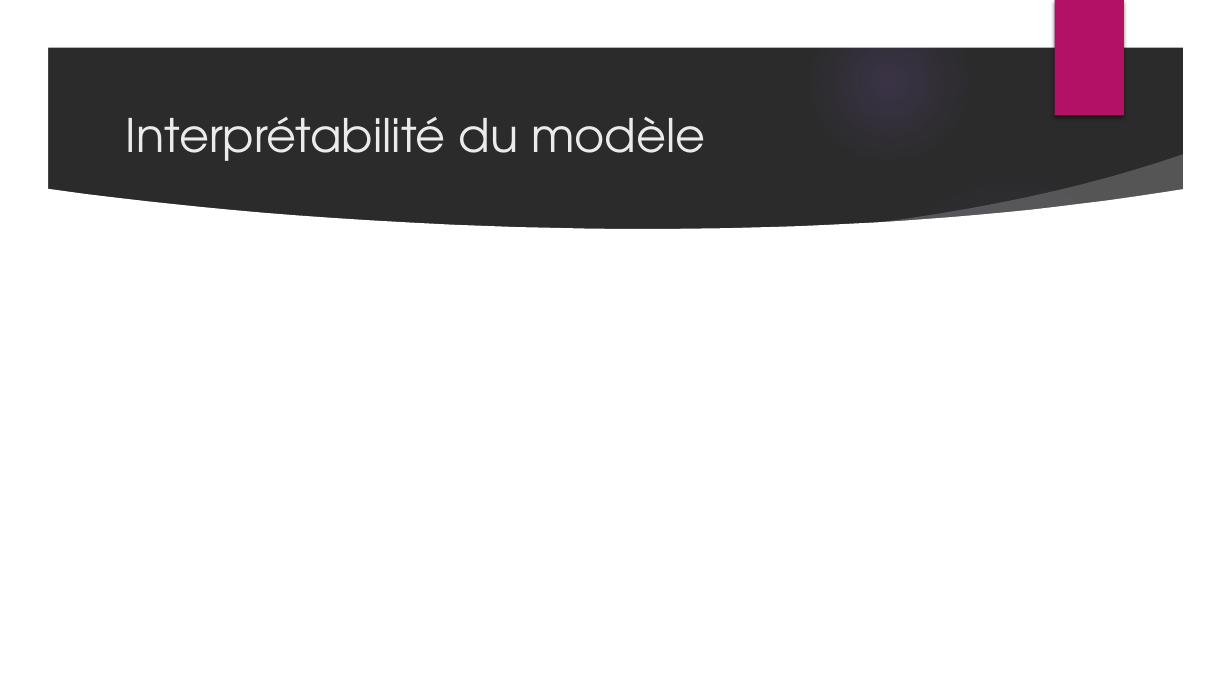
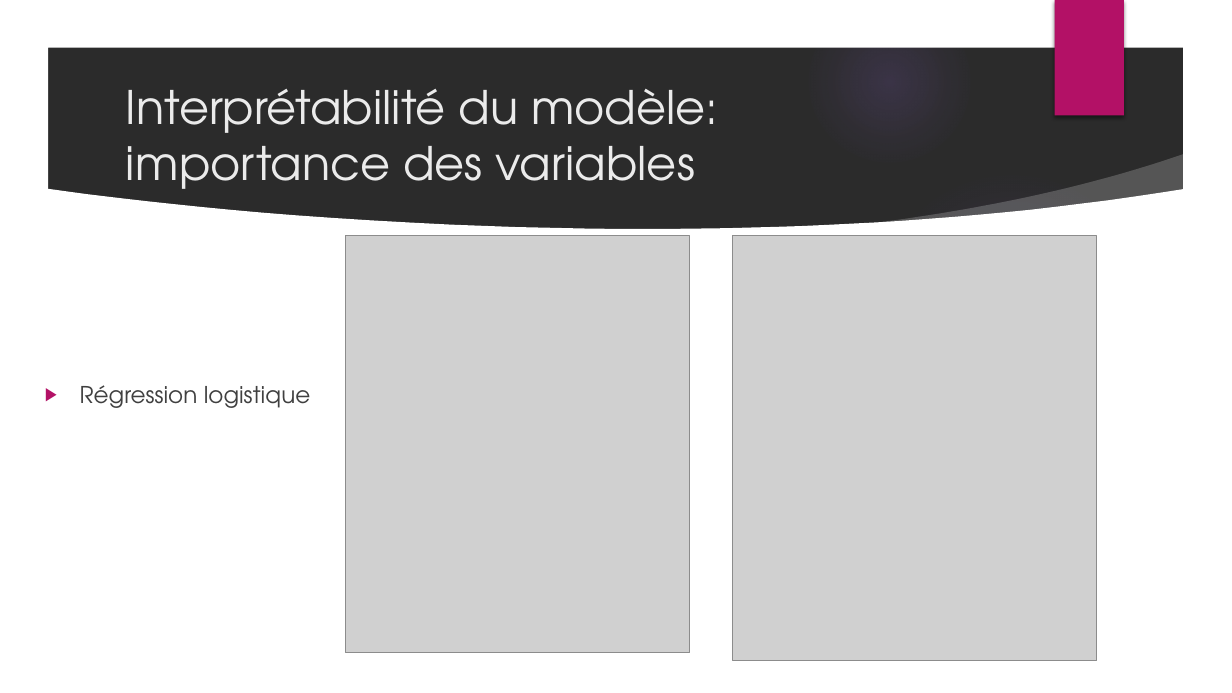
Before and after one commit to ThibaultDieudonne/Credit-Scoring, a slide deck: slide 11 of P4_01_presentation.pptx. Drawn at 1232x693 pixels with LibreOffice and Linux fonts; fonts in the diff are those of the drawing; grey boxes stand for pictures; background and template pictures are left out; a plain dark background stands for a picture behind light text. Boxes give left, top, right and bottom in pixels: in the first picture for what was removed or moved away, otherwise in the second. Text is boxed around its words. In the diff, an @@ line names an element or a change of style, - is before the commit and + after.

```diff
--- a/P4_01_presentation.pptx
+++ b/P4_01_presentation.pptx
@@ title at [126,89,718,201]: text changed @@
-Interprétabilité du modèle
+Interprétabilité du modèle: importance des variables
@@ picture added at [345,236,689,653] @@
@@ picture added at [733,236,1097,661] @@
@@ text added at [80,385,311,408], 18 pt, text #404040 @@
+▶ Régression logistique
```
Also in this commit, not shown: 5 other slides changed, 4 slides added, 2 slides removed, 1 other file.
